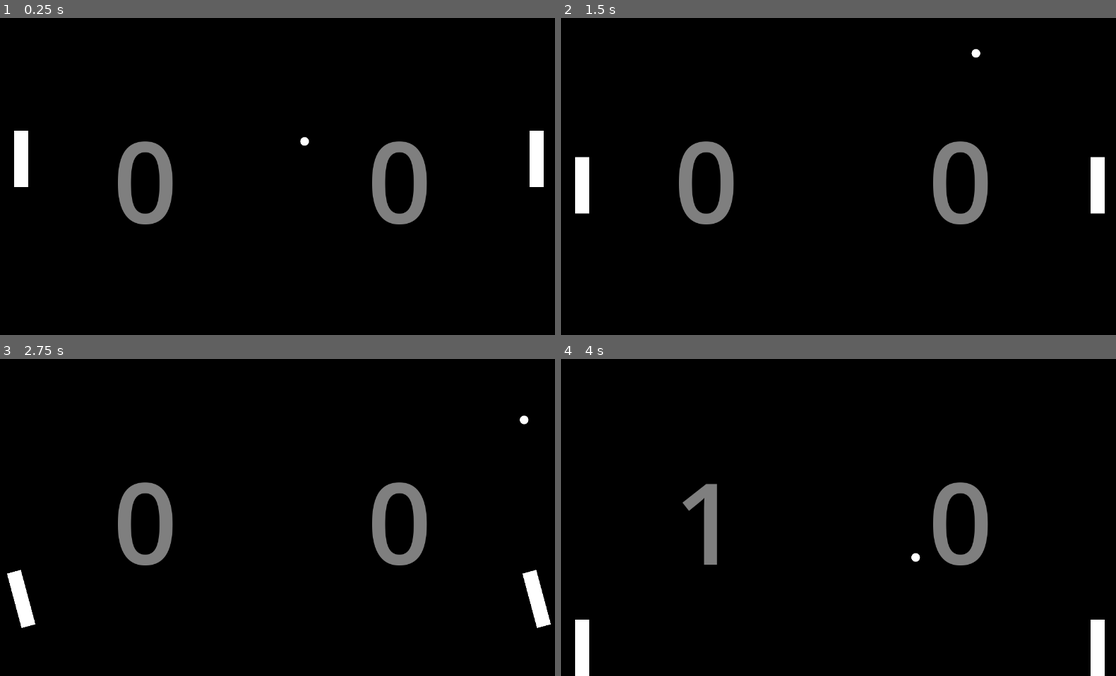
Above: before the commit, frames 1-4 (two rows, left to right).
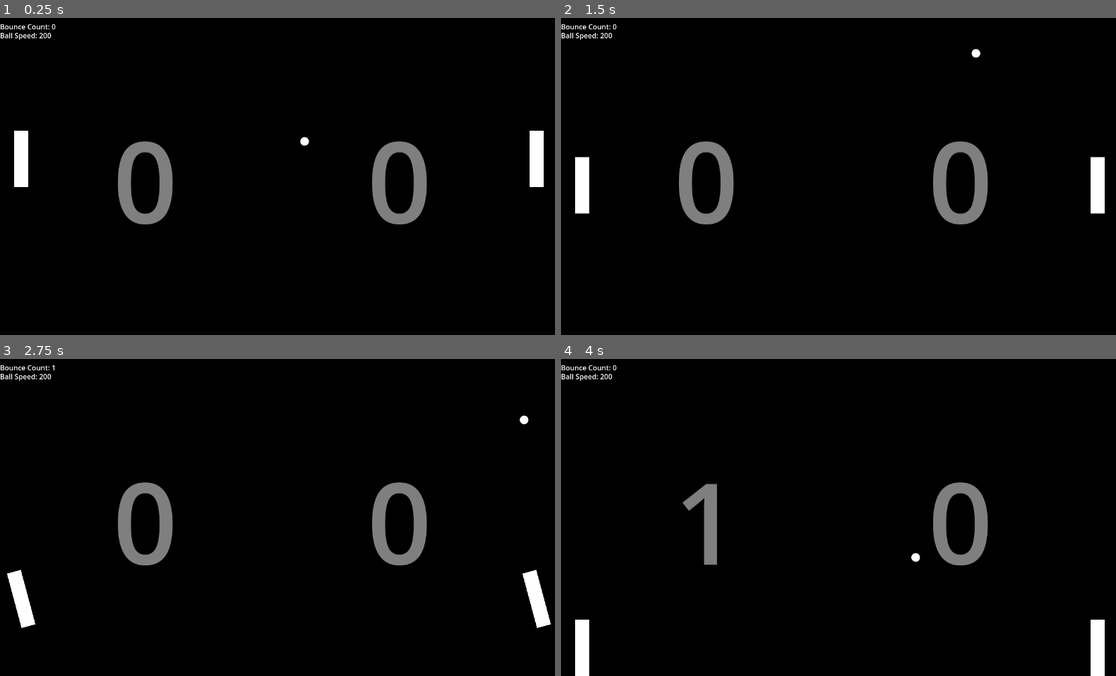
Above: after the commit, the same moments.

Repository: thejacer87/Pong
Game: Godot game, scene res://Main.tscn
Two runs of this game, one before a commit and one after it. Both use one fixed random seed, a clock stepped at 60 frames per second and the inputs below.
Inputs:
- Up to frame 1 (0.25 s): no input
- Up to frame 2 (1.5 s): hold A (paddle_rotate_up) 0.53-1.28 s; hold S (paddle_down) from 1.28 s (still down)
- Up to frame 3 (2.75 s): release S (paddle_down) at 2.03 s; hold A (paddle_rotate_up) from 2.03 s (still down)
- Up to frame 4 (4 s): release A (paddle_rotate_up) at 3.53 s; hold S (paddle_down) from 3.53 s (still down)

The runs differ from the first frame. In frame 1, 0.2% of the frame differs, in the area x 0-11%, y 2-7%; in frame 2, 0.2%; in frame 3, 0.2%; in frame 4, 0.2%.

Commit message:
Adds ball speed modifier based on number of bounces

Diff:
--- a/Ball.gd
+++ b/Ball.gd
@@ -3,9 +3,13 @@
 @export var speed = 200
 
 var direction = Vector2.ZERO
+var bounce_counter = 0;
+var speed_modifier = 1.05
+var default_speed;
 
 # Called when the node enters the scene tree for the first time.
 func _ready():
+	default_speed = speed;
 	reset_ball()
 
 
@@ -13,12 +17,23 @@
 func _physics_process(delta):
 	velocity = direction * speed
 
+	_ball_speed_modifier()
+
 	var collision = move_and_collide(direction * speed * delta)
 	if collision:
 		direction = direction.bounce(collision.get_normal())
+		bounce_counter += 1
+
+
+func _ball_speed_modifier():
+	if (bounce_counter == 10):
+		speed *= speed_modifier
+		bounce_counter = 0;
 
 func reset_ball():
 	direction.x = [-1,1][randi() % 2]
 	direction.y = [-0.8,0.8][randi() % 2]
 	position.x = 640
 	position.y = 320
+	bounce_counter = 0
+	speed = default_speed
--- a/Main.tscn
+++ b/Main.tscn
@@ -1,8 +1,9 @@
-[gd_scene load_steps=7 format=3 uid="uid://bfi5jooltw33l"]
+[gd_scene load_steps=8 format=3 uid="uid://bfi5jooltw33l"]
 
 [ext_resource type="PackedScene" uid="uid://ceppsuyllohhw" path="res://Paddle.tscn" id="1_8j0bh"]
 [ext_resource type="Script" path="res://Main.gd" id="1_s0q0m"]
 [ext_resource type="PackedScene" uid="uid://b3bvokopc0lay" path="res://Wall.tscn" id="2_ceck4"]
+[ext_resource type="PackedScene" uid="uid://cftimngcotv2q" path="res://debug.tscn" id="2_ng6qu"]
 [ext_resource type="PackedScene" uid="uid://b4mgrn4k371np" path="res://Ball.tscn" id="3_veg81"]
 [ext_resource type="PackedScene" uid="uid://tp8y8cy65yo6" path="res://ScoringZone.tscn" id="4_aaibv"]
 [ext_resource type="PackedScene" uid="uid://0t7fdjjkiswj" path="res://UI.tscn" id="5_wcver"]
@@ -20,6 +21,11 @@
 [node name="UI" parent="." instance=ExtResource("5_wcver")]
 player_one = NodePath("../Paddle")
 player_two = NodePath("../Paddle2")
+
+[node name="debug" parent="." instance=ExtResource("2_ng6qu")]
+grow_horizontal = 2
+grow_vertical = 2
+ball = NodePath("../Ball")
 
 [node name="Paddle" parent="." instance=ExtResource("1_8j0bh")]
 position = Vector2(1216, 320)
--- /dev/null
+++ b/SpeedLabel.gd
@@ -0,0 +1,12 @@
+extends Label
+@export var ball: NodePath
+
+# Called when the node enters the scene tree for the first time.
+func _ready():
+	pass # Replace with function body.
+
+
+# Called every frame. 'delta' is the elapsed time since the previous frame.
+func _process(delta):
+	$MarginContainer/SpeedLabel.text = str(get_node(player_one).score)
+	pass
--- /dev/null
+++ b/debug.gd
@@ -0,0 +1,13 @@
+extends Control
+@export var ball: NodePath
+
+# Called when the node enters the scene tree for the first time.
+func _ready():
+	pass # Replace with function body.
+
+
+# Called every frame. 'delta' is the elapsed time since the previous frame.
+func _process(delta):
+	$MarginContainer/SpeedLabel.text = 'Ball Speed: ' + str(get_node(ball).speed)
+	$MarginContainer2/BounceLabel.text = 'Bounce Count: ' + str(get_node(ball).bounce_counter)
+	pass
--- /dev/null
+++ b/debug.tscn
@@ -0,0 +1,35 @@
+[gd_scene load_steps=2 format=3 uid="uid://cftimngcotv2q"]
+
+[ext_resource type="Script" path="res://debug.gd" id="1_k4qfq"]
+
+[node name="debug" type="Control"]
+layout_mode = 3
+anchors_preset = 15
+anchor_right = 1.0
+anchor_bottom = 1.0
+script = ExtResource("1_k4qfq")
+
+[node name="MarginContainer" type="MarginContainer" parent="."]
+layout_mode = 0
+offset_right = 171.0
+offset_bottom = 80.0
+
+[node name="SpeedLabel" type="Label" parent="MarginContainer"]
+layout_mode = 2
+offset_top = 27.0
+offset_right = 171.0
+offset_bottom = 53.0
+text = "Ball Speed:"
+
+[node name="MarginContainer2" type="MarginContainer" parent="."]
+layout_mode = 0
+offset_right = 40.0
+offset_bottom = 40.0
+
+[node name="BounceLabel" type="Label" parent="MarginContainer2"]
+layout_mode = 2
+offset_top = 7.0
+offset_right = 63.0
+offset_bottom = 33.0
+text = "Bounce:"
+vertical_alignment = 2
